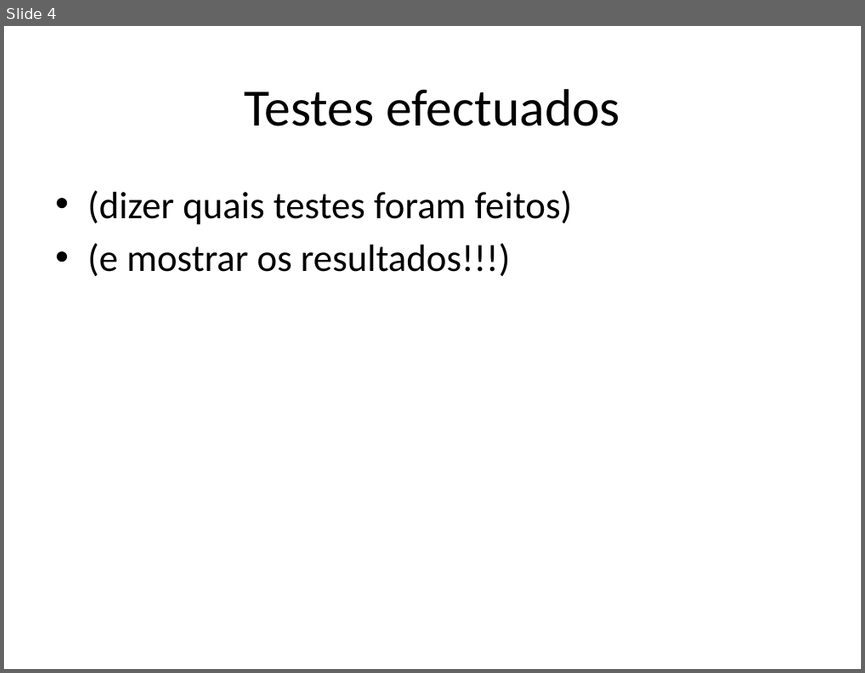
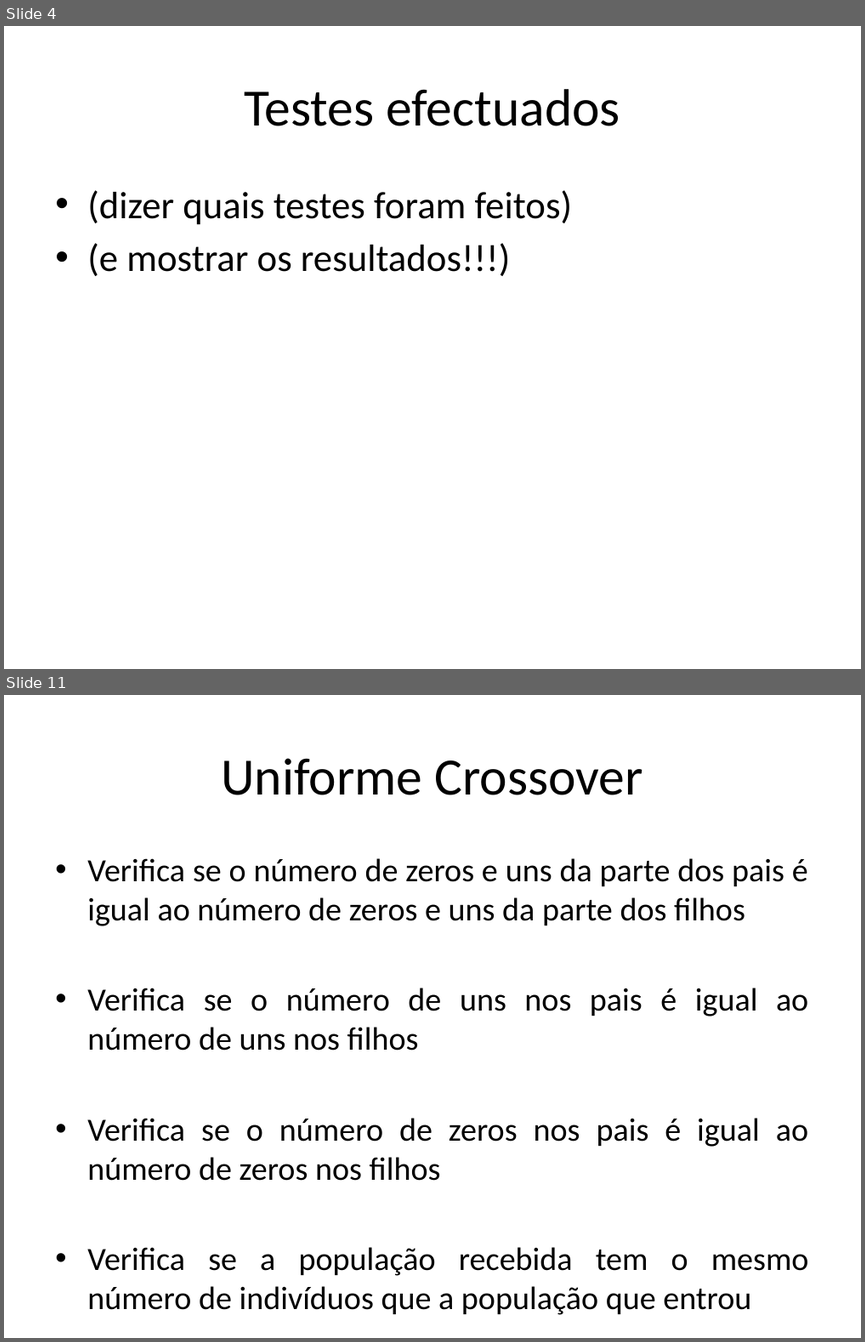
Before and after one commit to iptomar/genetic_11-12, a slide deck: ApresentacaoRelatorio_PSI_GeneticLAB.pptx. Shown one above the other, each under a label of ours: slide 4 before the commit, slides 4 and 11 after it; the slides between them are not shown. The pictures are 865x673 and 865x1342 pixels, drawn with LibreOffice and Linux fonts; fonts in the diff are those of the drawing. Boxes give left, top, right and bottom in pixels: in the first picture for what was removed or moved away, otherwise in the second. Text is boxed around its words. In the diff, an @@ line names an element or a change of style, - is before the commit and + after.

```diff
--- a/ApresentacaoRelatorio_PSI_GeneticLAB.pptx
+++ b/ApresentacaoRelatorio_PSI_GeneticLAB.pptx
@@ slide 11 added at [4, 695, 861, 1338], background #FFFFFF @@
@@ title added at [221, 758, 643, 795], 44 pt, text #000000 @@
+Uniforme Crossover
@@ text added at [87, 858, 809, 1315], 27.2 pt, text #000000 @@
+• Verifica se o número de zeros e uns da parte dos pais é igual ao número de zeros e uns da parte dos filhos
+• Verifica se o número de uns nos pais é igual ao número de uns nos filhos
+• Verifica se o número de zeros nos pais é igual ao número de zeros nos filhos
+• Verifica se a população recebida tem o mesmo número de indivíduos que a população que entrou
```
Also in this commit, not shown: 1 slide changed, 15 other slides added.
